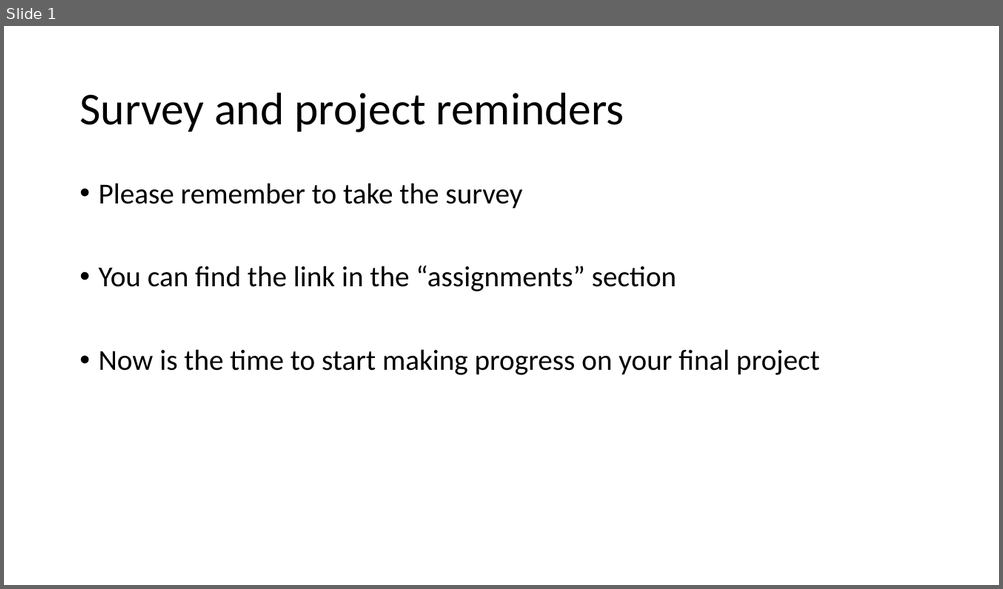
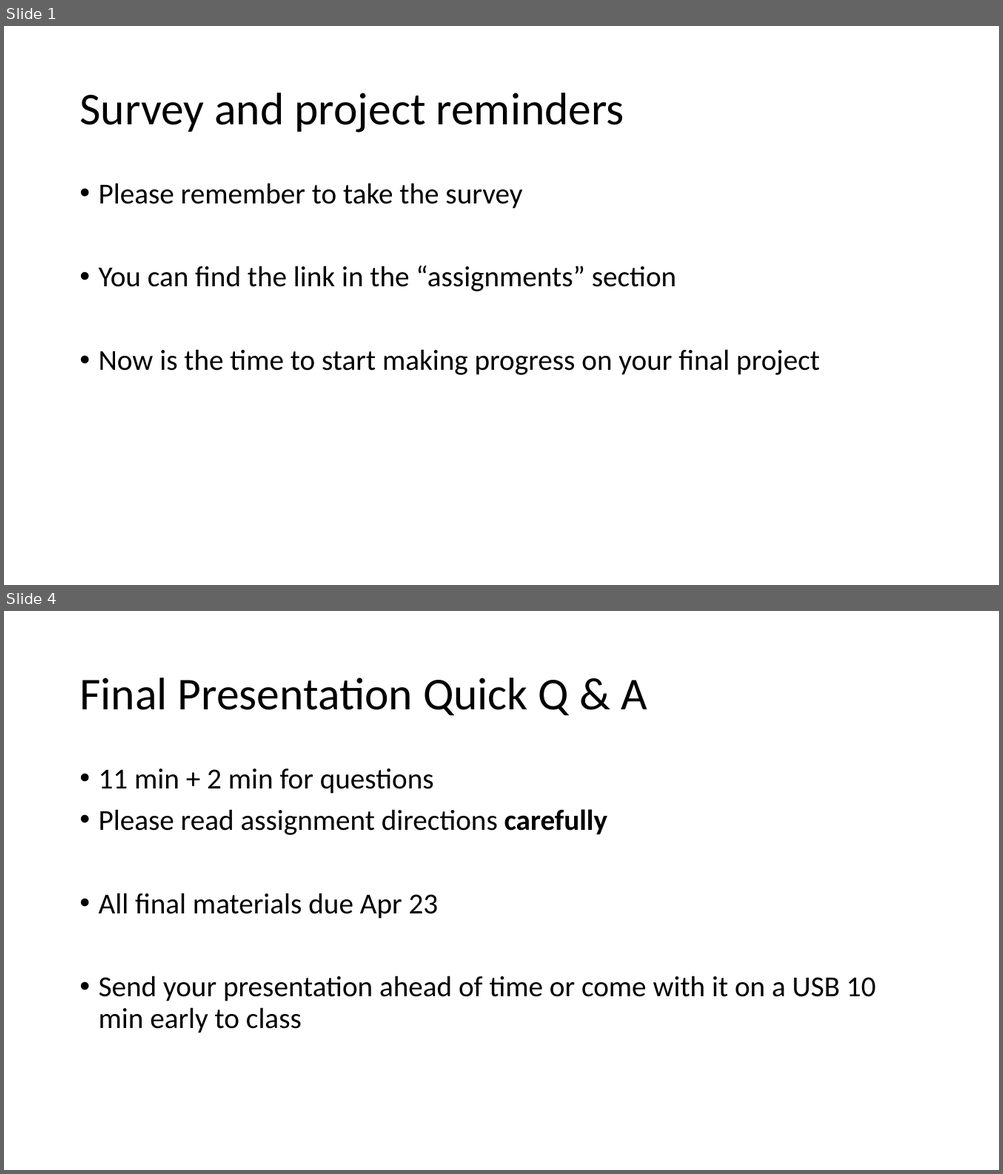
Before and after one commit to VTQuantMethodsEEB/klangwig, a slide deck: lectures/week_11_model_selection/le11_assignment.pptx. Shown one above the other, each under a label of ours: slide 1 before the commit, slides 1 and 4 after it; the slides between them are not shown. The pictures are 1003x589 and 1003x1174 pixels, drawn with LibreOffice and Linux fonts; fonts in the diff are those of the drawing. Boxes give left, top, right and bottom in pixels: in the first picture for what was removed or moved away, otherwise in the second. Text is boxed around its words. In the diff, an @@ line names an element or a change of style, - is before the commit and + after.

```diff
--- a/lectures/week_11_model_selection/le11_assignment.pptx
+++ b/lectures/week_11_model_selection/le11_assignment.pptx
@@ slide 4 added at <box>4,611,999,1170</box>, background #FFFFFF @@
@@ title added at <box>79,678,647,715</box>, 44 pt, text #000000 @@
+Final Presentation Quick Q & A
@@ text added at <box>99,769,876,1034</box>, 28 pt, text #000000 @@
+• 11 min + 2 min for questions
+• Please read assignment directions carefully
+• All final materials due Apr 23
+• Send your presentation ahead of time or come with it on a USB 10 min early to class
```
Also in this commit, not shown: 2 slides changed, 2 other slides added, 1 slide removed, 4 other files.
